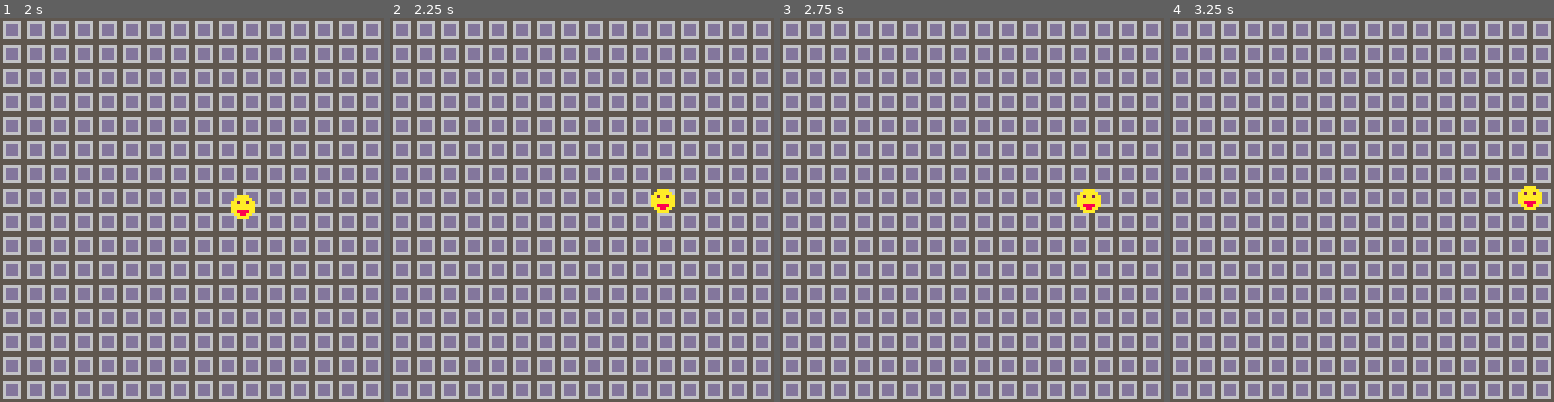
Above: before the commit, frames 1-4 (left to right).
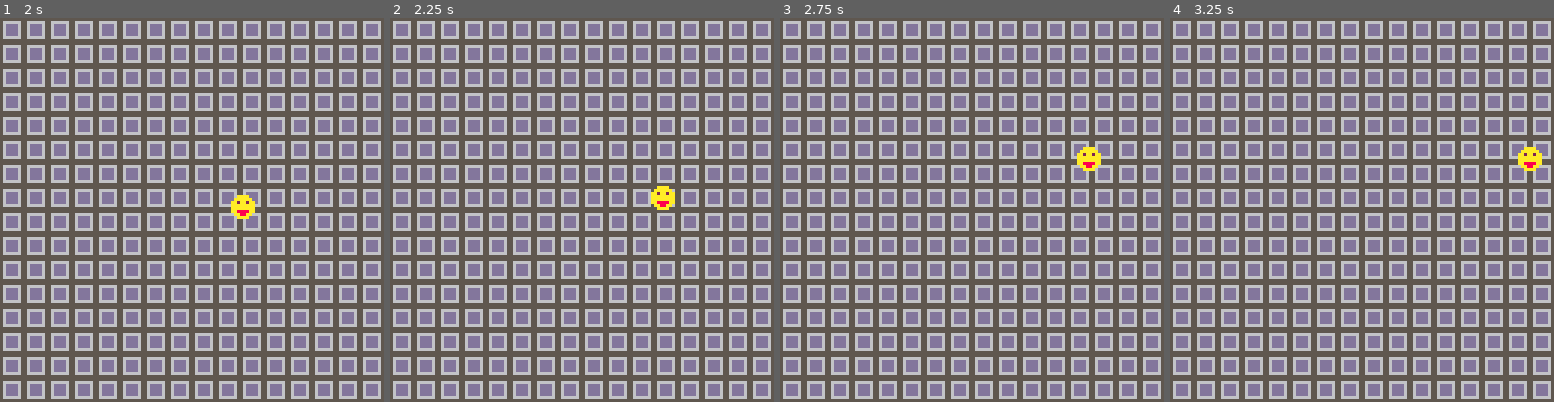
Above: after the commit, the same moments.

Repository: ParkerBacall/Shooty_Game
Game: PICO-8 cartridge shooty_game.p8
Two runs of this game, one before a commit and one after it. Both use one fixed random seed, a clock stepped at 60 frames per second and the inputs below.
Inputs:
- Up to frame 1 (2 s): hold Right from 1.6 s (still down)
- Up to frame 2 (2.25 s): release Right at 2.1 s; hold Up from 2.15 s (still down)
- Up to frame 3 (2.75 s): release Up at 2.42 s; hold Right from 2.47 s (still down)
- Up to frame 4 (3.25 s): release Right at 3.03 s; hold Left from 3.08 s (still down)

Frame 1 is identical in both runs. In frame 2, 0.2% of the frame differs, in the area x 67-75%, y 43-51%; in frame 3, 0.6%, in the area x 77-84%, y 33-51%; in frame 4, 0.6%.

Commit message:
basic movement w/ arrow keys

Diff:
--- a/shooty_game.p8
+++ b/shooty_game.p8
@@ -23,7 +23,7 @@
 		h=8,
 		dx=0,
 		dy=0,
-		acc=0.5,
+		acc=0.5
 	}
 
 		friction=0.75
@@ -42,11 +42,11 @@
 	if btn(1) then
 		player.dx+=player.acc
 	end
-	if btnp(3) then
+	if btn(2) then
+		player.dy-=player.acc
+	end
+	if btn(3) then
 		player.dy+=player.acc
-	end
-		if btnp(2) then
-		player.dy-=player.acc
 	end
 
 	player.x+=player.dx
